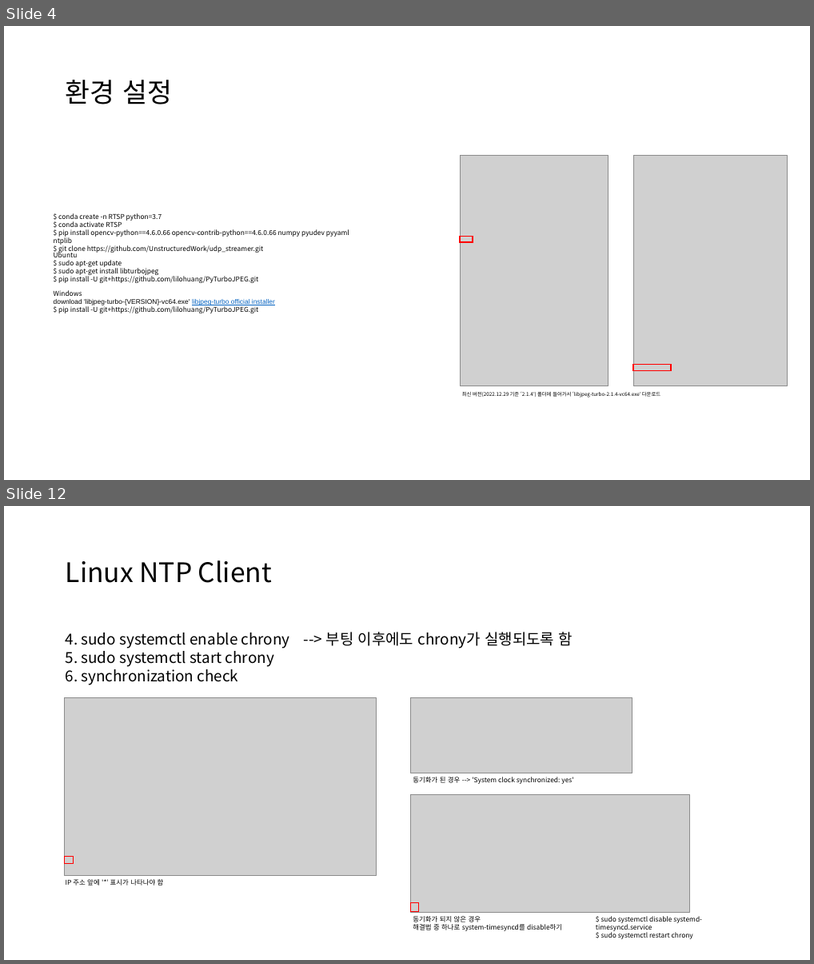
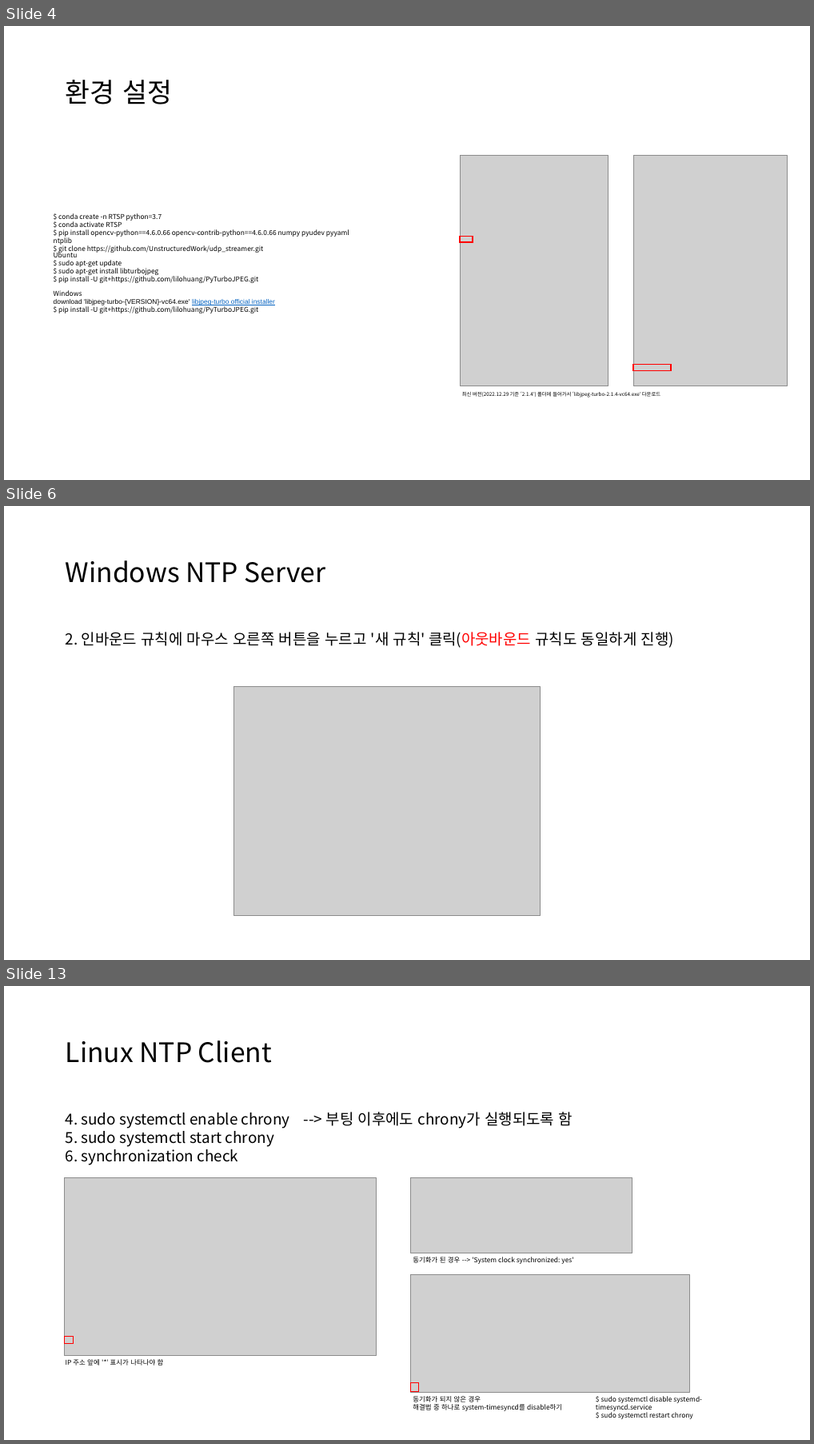
Before and after one commit to UnstructuredWork/udp_server, a slide deck: doc/time_synchronization.pptx. Shown one above the other, each under a label of ours: slides 4 and 12 before the commit, slides 4, 6 and 13 after it; the slides between them are not shown. The pictures are 814x964 and 814x1444 pixels, drawn with LibreOffice and Linux fonts; fonts in the diff are those of the drawing; grey boxes stand for pictures. Boxes give left, top, right and bottom in pixels: in the first picture for what was removed or moved away, otherwise in the second. Text is boxed around its words. In the diff, an @@ line names an element or a change of style, - is before the commit and + after.

```diff
--- a/doc/time_synchronization.pptx
+++ b/doc/time_synchronization.pptx
@@ slide 6 added at [4,506,810,960], background #FFFFFF @@
@@ title added at [66,560,326,583], 32 pt, text #000000 @@
+Windows NTP Server
@@ text added at [66,632,674,648], 18 pt, text #000000 @@
+2. 인바운드 규칙에 마우스 오른쪽 버튼을 누르고 '새 규칙' 클릭(아웃바운드 규칙도 동일하게 진행)
@@ picture added at [234,686,541,915] @@
@@ what was slide 12 is now slide 13 @@
```
Also in this commit, not shown: 5 slides changed, 6 other slides added, 6 slides removed, 1 other file.
